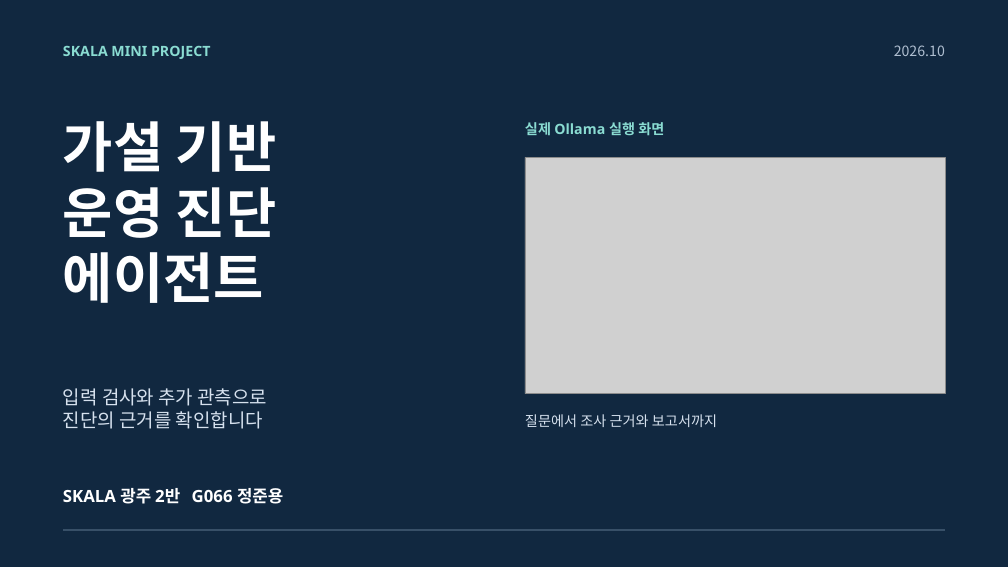
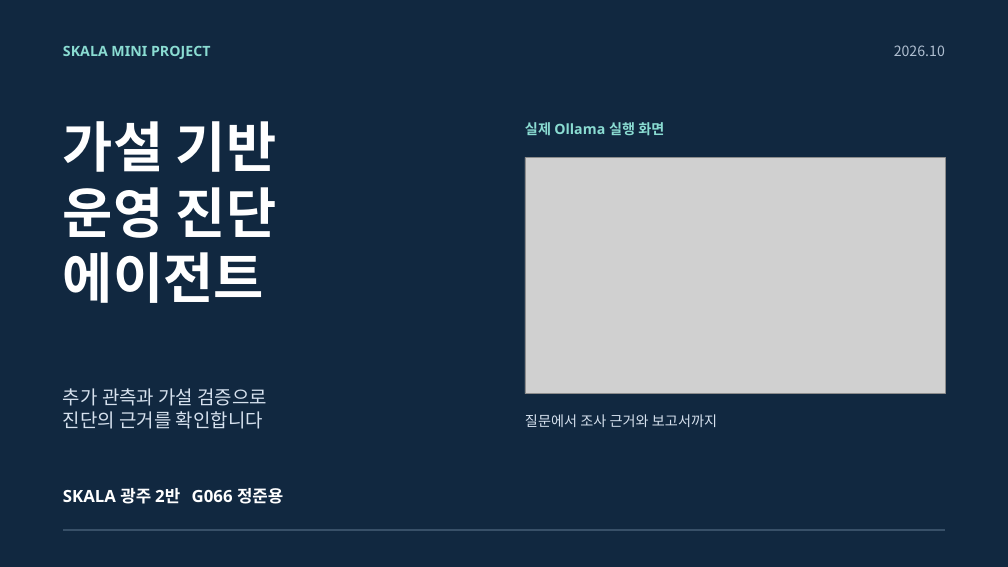
Before and after one commit to beshurl/skala-ai-mini-project, a slide deck: slide 1 of doc/presentation/운영진단_에이전트_5분발표.pptx. Drawn at 1008x567 pixels with LibreOffice and Linux fonts; fonts in the diff are those of the drawing; grey boxes stand for pictures. Boxes give left, top, right and bottom in pixels: in the first picture for what was removed or moved away, otherwise in the second. Text is boxed around its words. In the diff, an @@ line names an element or a change of style, - is before the commit and + after.

```diff
--- a/doc/presentation/운영진단_에이전트_5분발표.pptx
+++ b/doc/presentation/운영진단_에이전트_5분발표.pptx
@@ text at bbox=[63, 388, 267, 406]: text changed @@
-입력 검사와 추가 관측으로
+추가 관측과 가설 검증으로
```
Also in this commit, not shown: 1 slide added, 1 slide removed, 4 other files.
